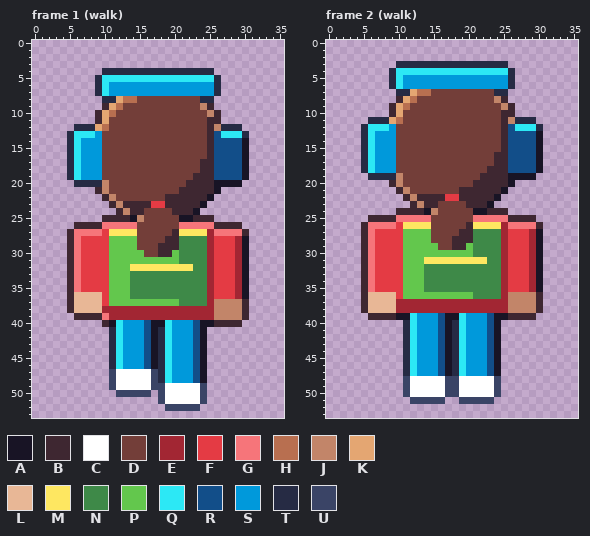
Pixel-art file, stored at art/ambient/ambient-pedestrian-back@75.aseprite. Above: the version before the commit.
36x54 pixels, 4 frames. Shown: frame 1 (walk), frame 2 (walk). The commit also changed other frames, which this record leaves out.
Palette (. is transparent): A #181425  B #3e2731  C #ffffff  D #733e39  E #a22633  F #e43b44  G #f6757a  H #b86f50  J #c28569  K #e4a672  L #e8b796  M #fee761  N #3e8948  P #63c74d  Q #2ce8f5  R #124e89  S #0099db  T #262b44  U #3a4466
Pixels before, frame 1 (walk), first column x 5:
 4 .....TTTTTTTTTTTTTTTT.....
 5 ....TQQQQQQQQQQQQQQQQT....
 6 ....TQSSSSSSSSSSSSSSST....
 7 ....TQSSSSSSSSSSSSSSST....
 8 .....TTKHHDDDDDDDDDTT.....
 9 .....BKHDDDDDDDDDDDJB.....
10 ....BKHDDDDDDDDDDDDDJB....
11 ....BKDDDDDDDDDDDDDDBB....
12 .TTTKHDDDDDDDDDDDDDDBJTTT.
13 TQQQSDDDDDDDDDDDDDDDBRQQQT
14 TQSSSDDDDDDDDDDDDDDDBRRRRA
15 TQSSSDDDDDDDDDDDDDDDBRRRRA
16 TQSSSDDDDDDDDDDDDDDDBRRRRA
17 TQSSSDDDDDDDDDDDDDDBBRRRRA
18 TQSSSDDDDDDDDDDDDDDBBRRRRA
19 TQSSSDDDDDDDDDDDDDBBBRRRRA
20 .TTTTJDDDDDDDDDDDBBBBAAAA.
21 ....BJDDDDDDDDDDBBBBBA....
22 .....BJDDDDDDDBBBBBBA.....
23 ......BJBBBBFFBBBBBA......
24 .......BJBBDDDDBBBA.......
25 .....BBBBAJDDDDDAABBB.....
26 .BBBBGGGGGDDDDDDGGGGGBBBB.
27 BGGGGFMMMMDDDDDBMMMMEGGGGB
28 BGFFFFPPPPDDDDBBNNNNEFFFEA
29 BGFFFFPPPPDDDBBBNNNNEFFFEA
30 BGFFFFPPPPPDDBBPNNNNEFFFEA
31 BGFFFFPPPPPPPPPPNNNNEFFFEA
32 BGFFFFPPPMMMMMMMMMNNEFFFEA
33 BGFFFFPPPNNNNNNNNNNNEFFFEA
34 BGFFFFPPPNNNNNNNNNNNEFFFEA
35 BGFFFFPPPNNNNNNNNNNNEFFFEA
36 BLLLLFPPPNNNNNNNNNNNEFFFEA
37 BLLLLFPPPPPPPPPPNNNNEJJJJB
38 BLLLLEEEEEEEEEEEEEEEEJJJJB
39 .BBBBGEEEEEEEEEEEEEEEJJJJB
40 .....BAQSSSRAAQSSSRAABBBB.
41 ......TQSSSRATQSSSRA......
42 ......TQSSSRATQSSSRA......
43 ......TQSSSRATQSSSRA......
44 ......TQSSSRATQSSSRA......
45 ......TQSSSRATQSSSRA......
46 ......TQSSSRATQSSSRA......
47 ......UCCCCCUTQSSSRA......
48 ......UCCCCCUTQSSSRA......
49 ......UCCCCCUUCCCCCU......
50 .......UUUUU.UCCCCCU......
51 .............UCCCCCU......
52 ..............UUUUU.......
Pixels before, frame 2 (walk), first column x 5:
 3 .....TTTTTTTTTTTTTTTT.....
 4 ....TQQQQQQQQQQQQQQQQT....
 5 ....TQSSSSSSSSSSSSSSST....
 6 ....TQSSSSSSSSSSSSSSST....
 7 .....TTKHHDDDDDDDDDTT.....
 8 .....BKHDDDDDDDDDDDJB.....
 9 ....BKHDDDDDDDDDDDDDJB....
10 ....BKDDDDDDDDDDDDDDBB....
11 .TTTKHDDDDDDDDDDDDDDBJTTT.
12 TQQQSDDDDDDDDDDDDDDDBRQQQT
13 TQSSSDDDDDDDDDDDDDDDBRRRRA
14 TQSSSDDDDDDDDDDDDDDDBRRRRA
15 TQSSSDDDDDDDDDDDDDDDBRRRRA
16 TQSSSDDDDDDDDDDDDDDBBRRRRA
17 TQSSSDDDDDDDDDDDDDDBBRRRRA
18 TQSSSDDDDDDDDDDDDDBBBRRRRA
19 .TTTTJDDDDDDDDDDDBBBBAAAA.
20 ....BJDDDDDDDDDDBBBBBA....
21 .....BJDDDDDDDBBBBBBA.....
22 ......BJBBBBFFBBBBBA......
23 .......BJBBDDDDBBBA.......
24 .....BBBBAJDDDDDAABBB.....
25 .BBBBGGGGGDDDDDDGGGGGBBBB.
26 BGGGGFMMMMDDDDDBMMMMEGGGGB
27 BGFFFFPPPPDDDDBBNNNNEFFFEA
28 BGFFFFPPPPDDDBBBNNNNEFFFEA
29 BGFFFFPPPPPDDBBPNNNNEFFFEA
30 BGFFFFPPPPPPPPPPNNNNEFFFEA
31 BGFFFFPPPMMMMMMMMMNNEFFFEA
32 BGFFFFPPPNNNNNNNNNNNEFFFEA
33 BGFFFFPPPNNNNNNNNNNNEFFFEA
34 BGFFFFPPPNNNNNNNNNNNEFFFEA
35 BGFFFFPPPNNNNNNNNNNNEFFFEA
36 BLLLLFPPPPPPPPPPNNNNEJJJJB
37 BLLLLEEEEEEEEEEEEEEEEJJJJB
38 BLLLLEEEEEEEEEEEEEEEEJJJJB
39 .BBBBAAQSSSRAAQSSSRAABBBB.
40 ......TQSSSRATQSSSRA......
41 ......TQSSSRATQSSSRA......
42 ......TQSSSRATQSSSRA......
43 ......TQSSSRATQSSSRA......
44 ......TQSSSRATQSSSRA......
45 ......TQSSSRATQSSSRA......
46 ......TQSSSRATQSSSRA......
47 ......TQSSSRATQSSSRA......
48 ......UCCCCCUUCCCCCU......
49 ......UCCCCCUUCCCCCU......
50 ......UCCCCCUUCCCCCU......
51 .......UUUUU..UUUUU.......
New version:
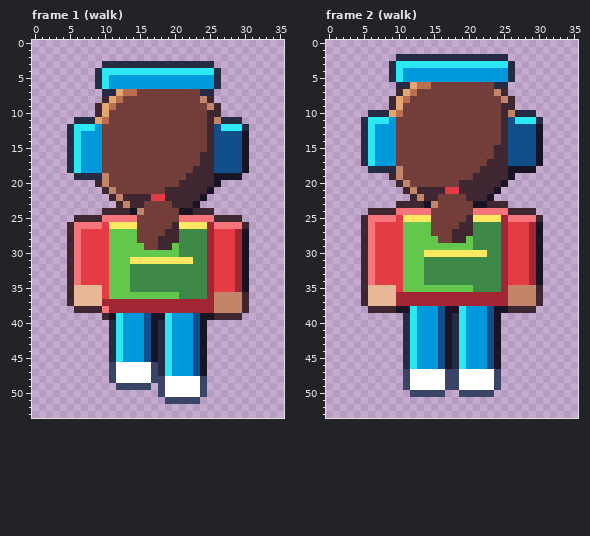
Edits made:
Changed rows in their new state; - is an unchanged pixel.
Frame 1 (walk):
first column x 5:
 3 -----TTTTTTTTTTTTTTTT-----
 4 ----TQQQQQQQQQQQQQQQQT----
 5 ------SSSSSSSSSSSSSSS-----
 7 ----.TTKHHDDDDDDDDDTT.----
 8 -----BKHDD---------JB-----
 9 ----BKHD-----------DJB----
10 ------D-------------B-----
11 -TTTKH---------------JTTT-
12 TQQQSD---------------RQQQT
13 --SS------------------RRRA
16 -------------------B------
18 ------------------B-------
19 .TTTTJ-----------B---AAAA.
20 -...B-----------B-----...-
21 ----.BJ-------BB----A.----
22 -----.BJBBBBFF-----A.-----
23 ------.BJ--DDDD---A.------
24 -----BB-BAJ----DAABBB-----
25 -BBBBGGGGGD-----GGGGGBBBB-
26 BGGGGFMMMM-----BMMMMEGGGGB
27 --FFF-PPPP----B-NNNN-FFFEA
28 -------------B------------
29 ----------P----P----------
30 -----------PPPP-----------
31 ---------MMMMMMMMM--------
32 ---------NNNNNNNNN--------
35 -LLLL---------------------
36 ---------PPPPPPP-----JJJJB
37 -----EEEEEEEEEEEEEEE------
38 .BBBBG--------------------
39 -....BAQSSSRAAQSSSRAABBBB.
40 -----.T------T------.....-
first column x 11:
46 UCCCCCU-------
48 -------UCCCCCU
49 .UUUUU.-------
50 -.....--------
51 -------.UUUUU.
52 --------.....-
Frame 2 (walk):
first column x 5:
 2 -----TTTTTTTTTTTTTTTT-----
 3 ----TQQQQQQQQQQQQQQQQT----
 4 ------SSSSSSSSSSSSSSS-----
 6 ----.TTKHHDDDDDDDDDTT.----
 7 -----BKHDD---------JB-----
 8 ----BKHD-----------DJB----
 9 ------D-------------B-----
10 -TTTKH---------------JTTT-
11 TQQQSD---------------RQQQT
12 --SS------------------RRRA
15 -------------------B------
17 ------------------B-------
18 .TTTTJ-----------B---AAAA.
19 -...B-----------B-----...-
20 ----.BJ-------BB----A.----
21 -----.BJBBBBFF-----A.-----
22 ------.BJ--DDDD---A.------
23 -----BB-BAJ----DAABBB-----
24 -BBBBGGGGGD-----GGGGGBBBB-
25 BGGGGFMMMM-----BMMMMEGGGGB
26 --FFF-PPPP----B-NNNN-FFFEA
27 -------------B------------
28 ----------P----P----------
29 -----------PPPP-----------
30 ---------MMMMMMMMM--------
31 ---------NNNNNNNNN--------
first column x 5:
35 -LLLL----PPPPPPP-----JJJJB
36 -----EEEEEEEEEEEEEEE------
38 .BBBBAAQSSSRAAQSSSRAABBBB.
39 -.....T------T------.....-
first column x 11:
47 UCCCCCUUCCCCCU
50 .UUUUU..UUUUU.
51 -.....--.....-
